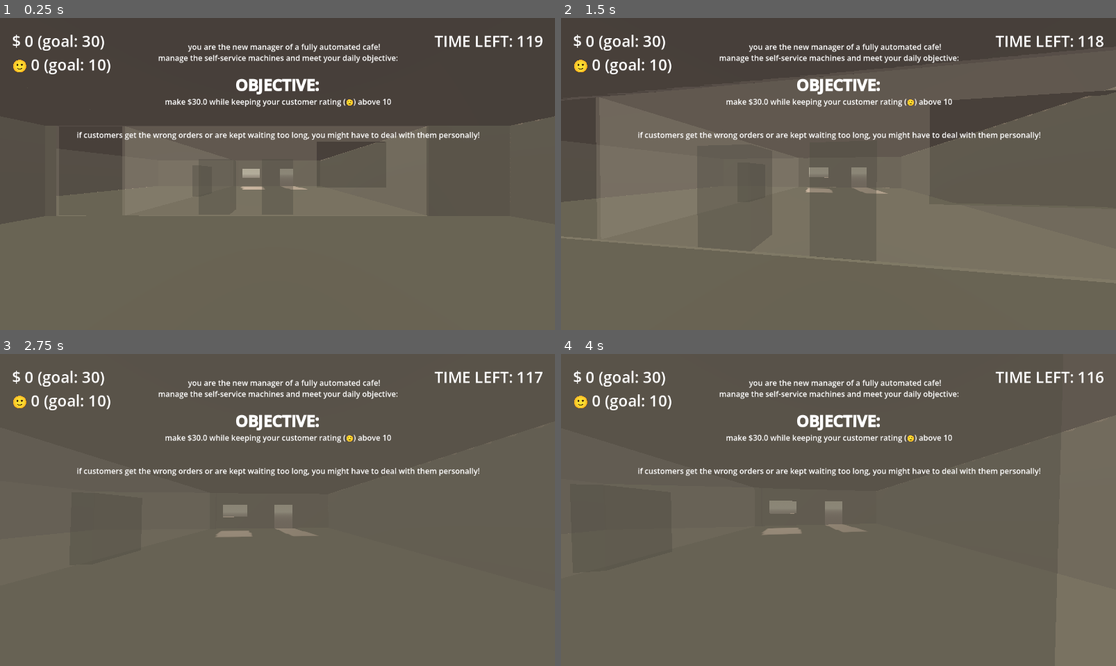
Above: before the commit, frames 1-4 (two rows, left to right).
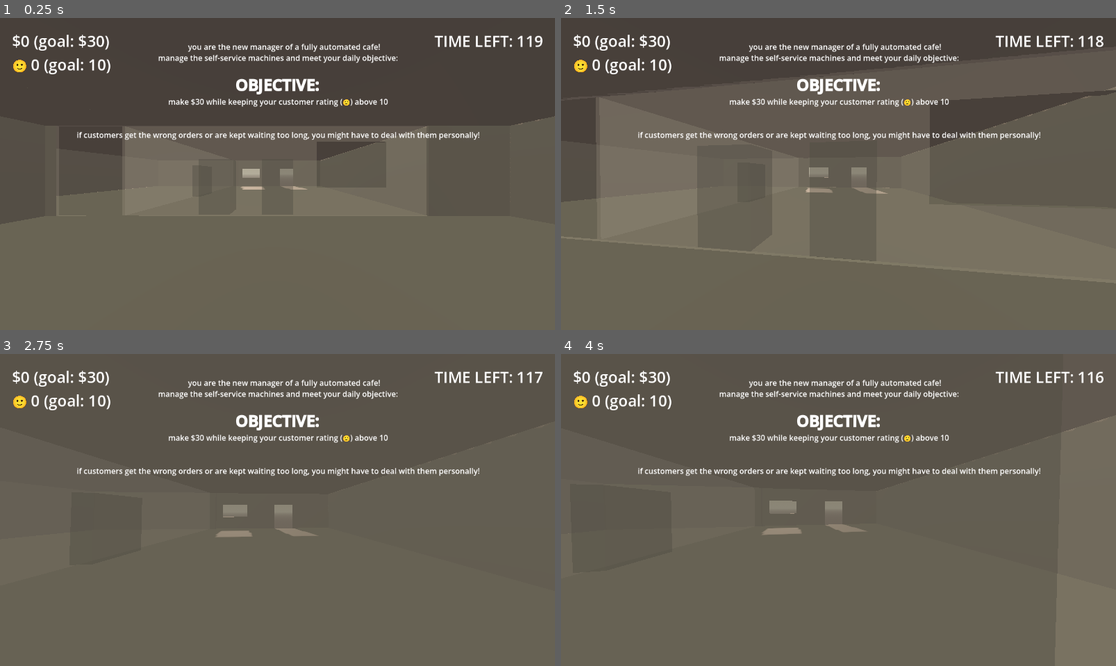
Above: after the commit, the same moments.

Repository: Sunday-Studio-Team/cafe
Game: Godot game, scene res://main.tscn
Two runs of this game, one before a commit and one after it. Both use one fixed random seed, a clock stepped at 60 frames per second and the inputs below.
Inputs (mouse positions are in pixels of both pictures, inside the frame that each line leads up to):
- Up to frame 1 (0.25 s): no input
- Up to frame 2 (1.5 s): tap Enter at 0.5 s; move the mouse to (866, 174) at 0.52 s; hold E (interact) 0.53-1.28 s; hold W (move_forward) from 0.53 s (still down); move the mouse to (810, 174) at 1.27 s; tap I at 1.35 s
- Up to frame 3 (2.75 s): keep holding W (move_forward); move the mouse to (288, 503) at 2.02 s; hold E (interact) from 2.03 s (still down)
- Up to frame 4 (4 s): keep holding W (move_forward); tap Space at 2.75 s; move the mouse to (832, 516) at 2.77 s; release E (interact) at 2.78 s; tap I at 2.85 s; tap Enter at 3.5 s; move the mouse to (877, 513) at 3.52 s; hold E (interact) from 3.53 s (still down)

The runs differ from the first frame. In frame 1, 0.9% of the frame differs, in the area x 3-71%, y 5-29%; in frame 2, 0.9%; in frame 3, 0.9%; in frame 4, 0.9%.

Commit message:
adjust text formatting in ui

Diff:
--- a/godot/ui.gd
+++ b/godot/ui.gd
@@ -39,7 +39,7 @@
 		\n [b]OBJECTIVE:[/b] \n make $%s while keeping your customer rating (🙂) above %s
 		\n \n if customers get the wrong orders or are kept waiting too long, you might have to deal with them personally!
 		"
-		% [Global.goal_profit, Global.goal_customer_score]
+		% [Global.float_to_price(Global.goal_profit), Global.goal_customer_score]
 	)
 
 	await get_tree().create_timer(20, false).timeout
@@ -48,8 +48,8 @@
 
 func _physics_process(_delta: float) -> void:
 	profit_label.text = (
-		"$ " + Global.float_to_price(Global.profit_score)
-		+ " (goal: %s)" % Global.float_to_price(Global.goal_profit)
+		"$" + Global.float_to_price(Global.profit_score)
+		+ " (goal: $%s)" % Global.float_to_price(Global.goal_profit)
 	)
 	customer_happiness_label.text = "🙂 " + str(Global.customer_score) + " (goal: %s)" % Global.goal_customer_score
 	time_left_label.text = "TIME LEFT: " + str(int(game_timer.time_left))
